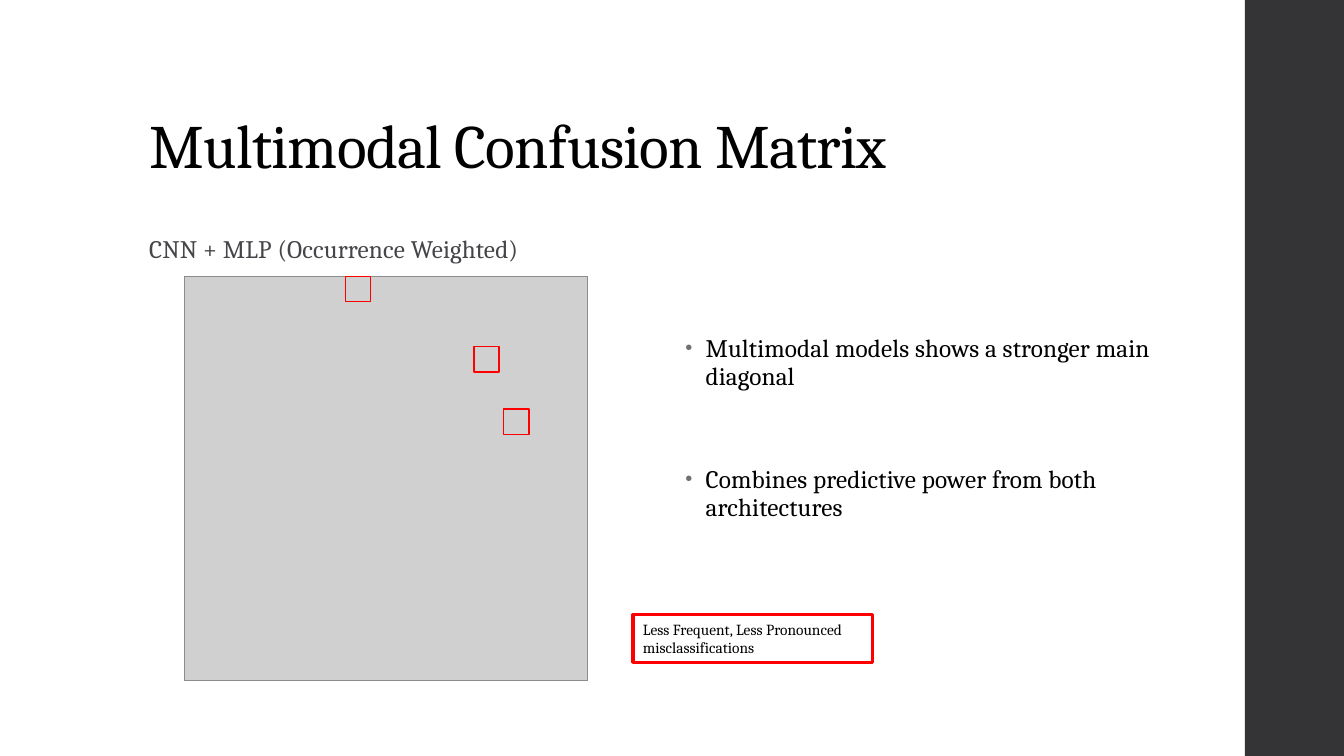
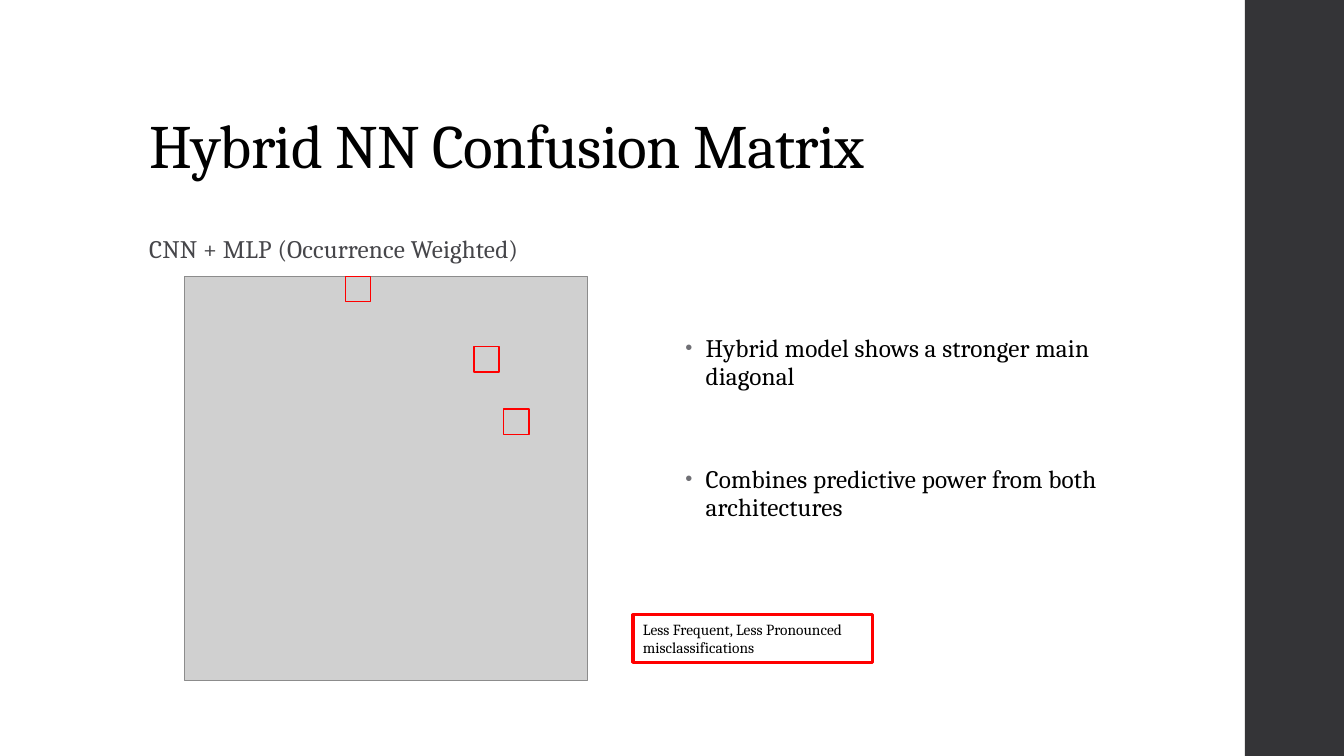
Before and after one commit to landonbuell/Buell-Senior-Thesis, a slide deck: slide 24 of JMMPaper/Musical Instrument Classification Using a Hybrid Neural Network BuellShortv2.pptx. Drawn at 1344x756 pixels with LibreOffice and Linux fonts; fonts in the diff are those of the drawing; grey boxes stand for pictures. Boxes give left, top, right and bottom in pixels: in the first picture for what was removed or moved away, otherwise in the second. Text is boxed around its words. In the diff, an @@ line names an element or a change of style, - is before the commit and + after.

```diff
--- a/JMMPaper/Musical Instrument Classification Using a Hybrid Neural Network BuellShortv2.pptx
+++ b/JMMPaper/Musical Instrument Classification Using a Hybrid Neural Network BuellShortv2.pptx
@@ title at box(149, 124, 864, 181): text changed @@
-Multimodal Confusion Matrix
+Hybrid NN Confusion Matrix
@@ text at box(706, 339, 1089, 391): text changed @@
-• Multimodal models shows a stronger main diagonal
+• Hybrid model shows a stronger main diagonal
```
Also in this commit, not shown: 5 other slides changed.
